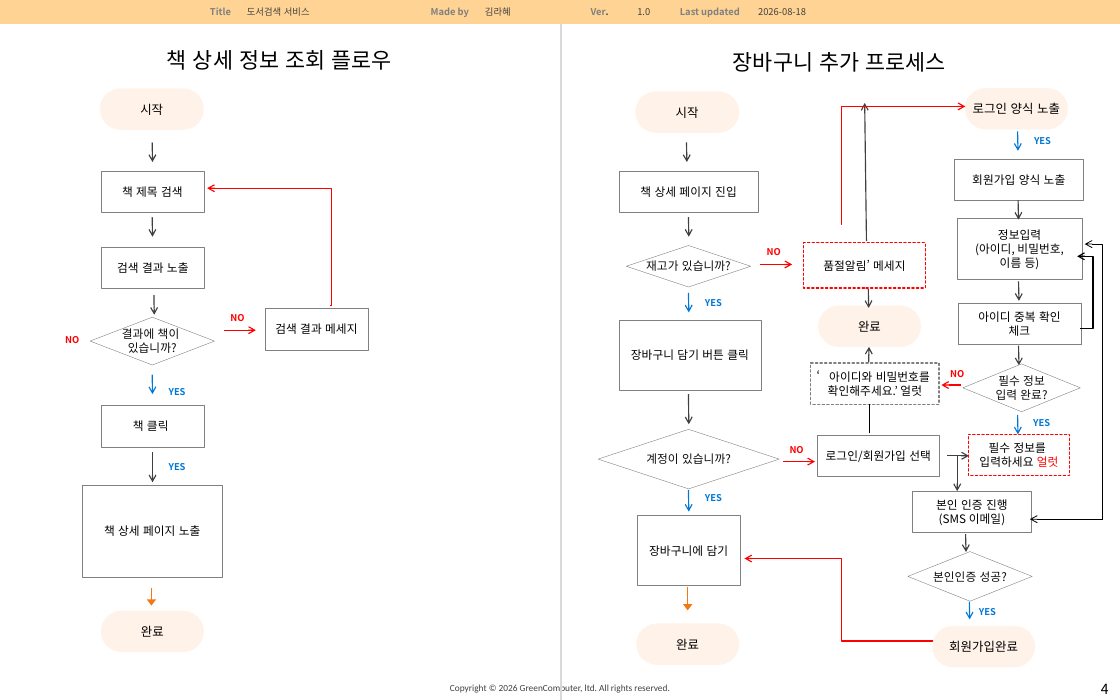
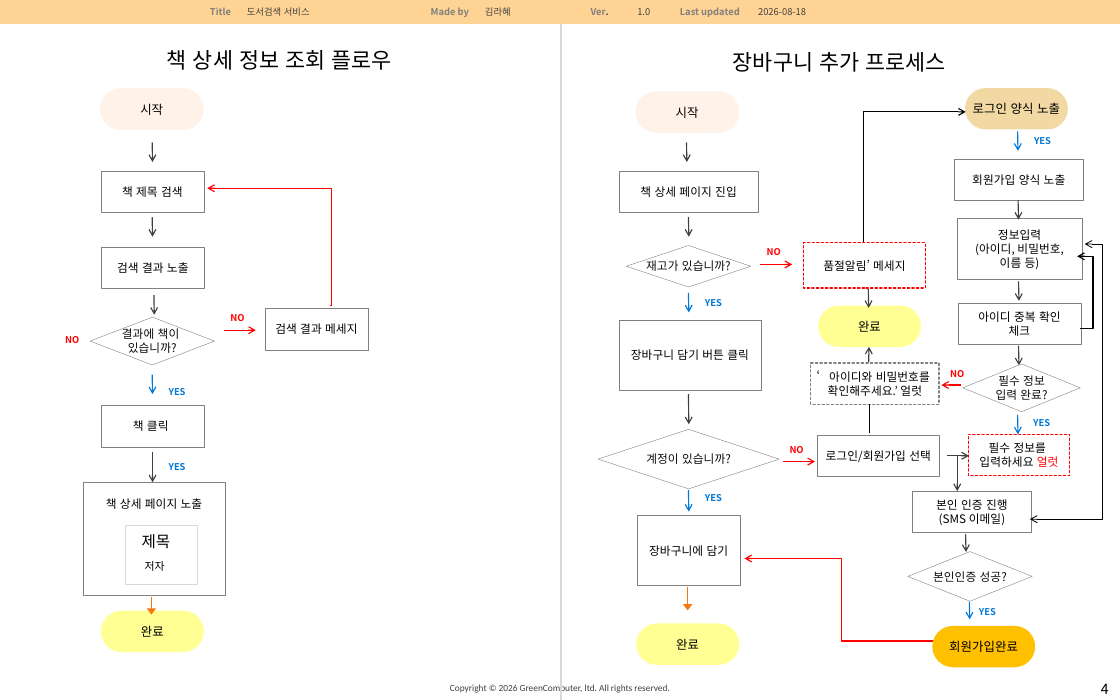
Before and after one commit to rahyekim/react_green_clean, a slide deck: slide 4 of 0_wbs/도서검색웹_SB_2026_0805.pptx. Drawn at 1120x700 pixels with LibreOffice and Linux fonts; fonts in the diff are those of the drawing. Boxes give left, top, right and bottom in pixels: in the first picture for what was removed or moved away, otherwise in the second. Text is boxed around its words. In the diff, an @@ line names an element or a change of style, - is before the commit and + after.

```diff
--- a/0_wbs/도서검색웹_SB_2026_0805.pptx
+++ b/0_wbs/도서검색웹_SB_2026_0805.pptx
@@ rounded rectangle "로그인 양식 노출" at [965, 88, 1068, 130]: fill #FFF2E9 to #F2D9A4 @@
@@ elbow arrow moved from (842, 224) - (965, 106) to (864, 241) - (965, 112) @@
@@ elbow arrow (864, 241) - (965, 112): stroke #FF0000 0.75 pt to #000000 0.75 pt @@
@@ arrow removed from (867, 241) to (865, 103) @@
@@ fill #FFF2E9 to #FFFF93 in 3 elements at [101, 610, 204, 652], [636, 624, 739, 665], [818, 306, 921, 347] @@
@@ rectangle "책 상세 페이지 노출": place and size @@
-rectangle "책 상세 페이지 노출" at [82, 485, 223, 578]
+rectangle "책 상세 페이지 노출" at [83, 483, 224, 596]
@@ rectangle added at [125, 525, 197, 585], fill #FFFFFF, outline #D9D9D9 0.25 pt @@
@@ text added at [142, 534, 171, 571], 10 pt, text #000000 @@
+제목
+저자
@@ arrow moved from (151, 588) - (151, 606) to (151, 597) - (151, 615) @@
@@ rounded rectangle "회원가입완료" at [932, 626, 1035, 668]: fill #FFF2E9 to #FFC000 @@
```
Also in this commit, not shown: 4 other slides changed, 9 other files.
